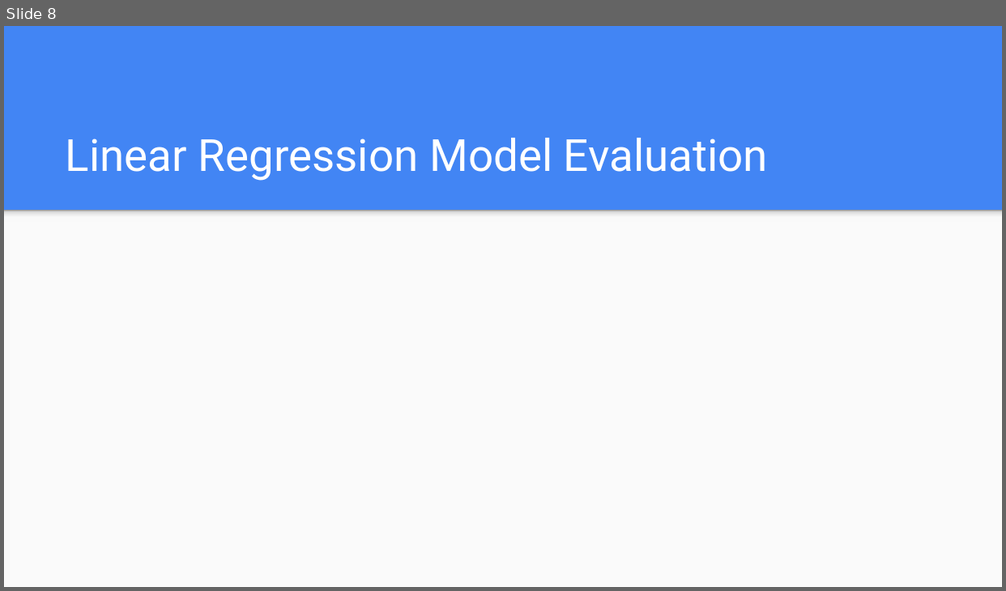
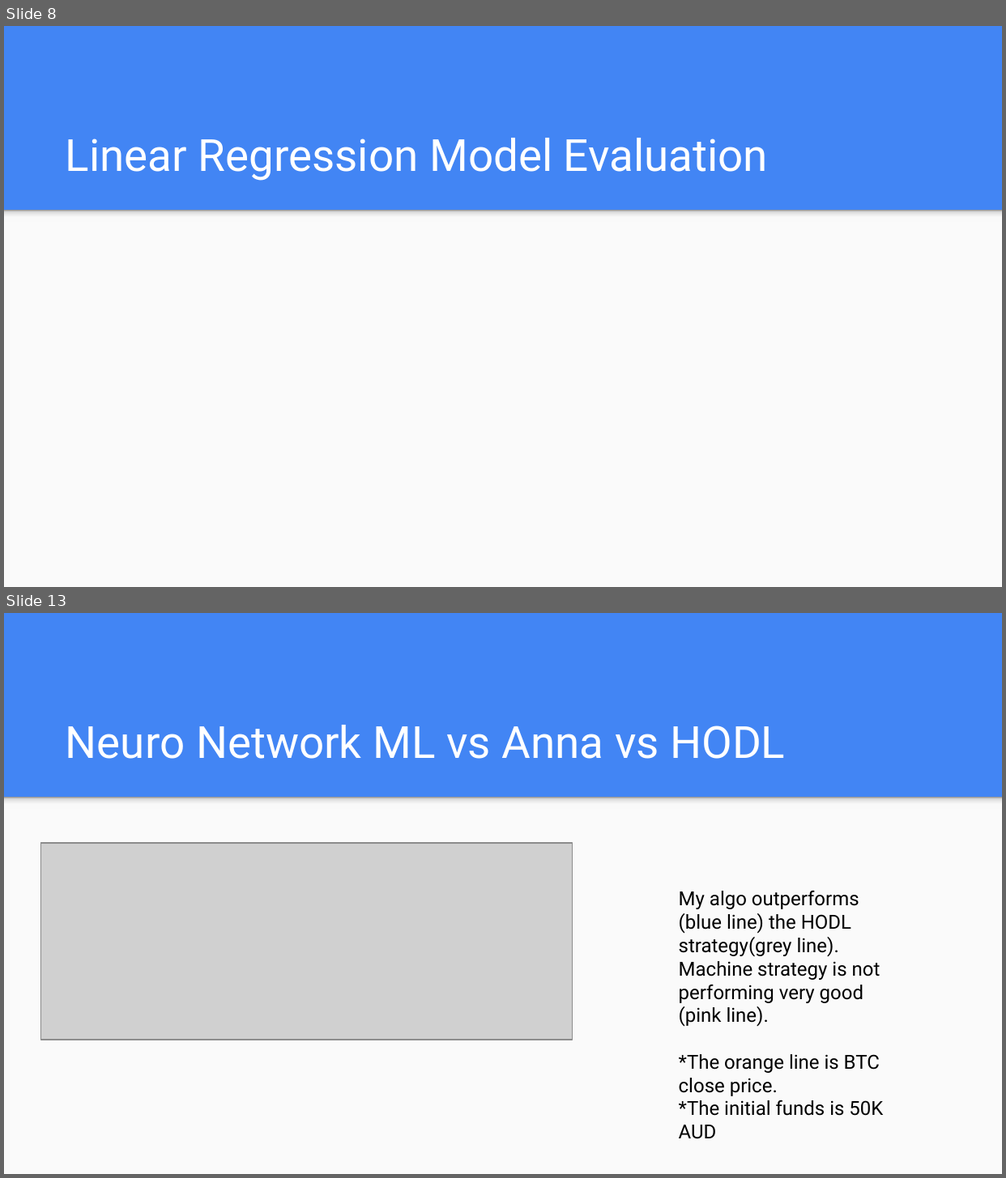
Before and after one commit to dukewoods/Project2_Trading_Algorithm, a slide deck: Resources/Project2.pptx. Shown one above the other, each under a label of ours: slide 8 before the commit, slides 8 and 13 after it; the slides between them are not shown. The pictures are 1006x591 and 1006x1178 pixels, drawn with LibreOffice and Linux fonts; fonts in the diff are those of the drawing; grey boxes stand for pictures. Boxes give left, top, right and bottom in pixels: in the first picture for what was removed or moved away, otherwise in the second. Text is boxed around its words. In the diff, an @@ line names an element or a change of style, - is before the commit and + after.

```diff
--- a/Resources/Project2.pptx
+++ b/Resources/Project2.pptx
@@ slide 13 added at bbox=[4, 613, 1002, 1174], background #4285F4; not listed: 2 template elements that a slide beside it also shows @@
@@ title added at bbox=[66, 725, 785, 759], 32 pt, text #FFFFFF @@
+Neuro Network ML vs Anna vs HODL
@@ picture added at bbox=[41, 844, 573, 1040] @@
@@ text added at bbox=[679, 890, 883, 1139], 14 pt, text #000000 @@
+My algo outperforms (blue line) the HODL strategy(grey line).
+Machine strategy is not performing very good (pink line).
+*The orange line is BTC close price.
+*The initial funds is 50K AUD
```
Also in this commit, not shown: 5 slides changed, 6 other slides added, 4 slides removed.
